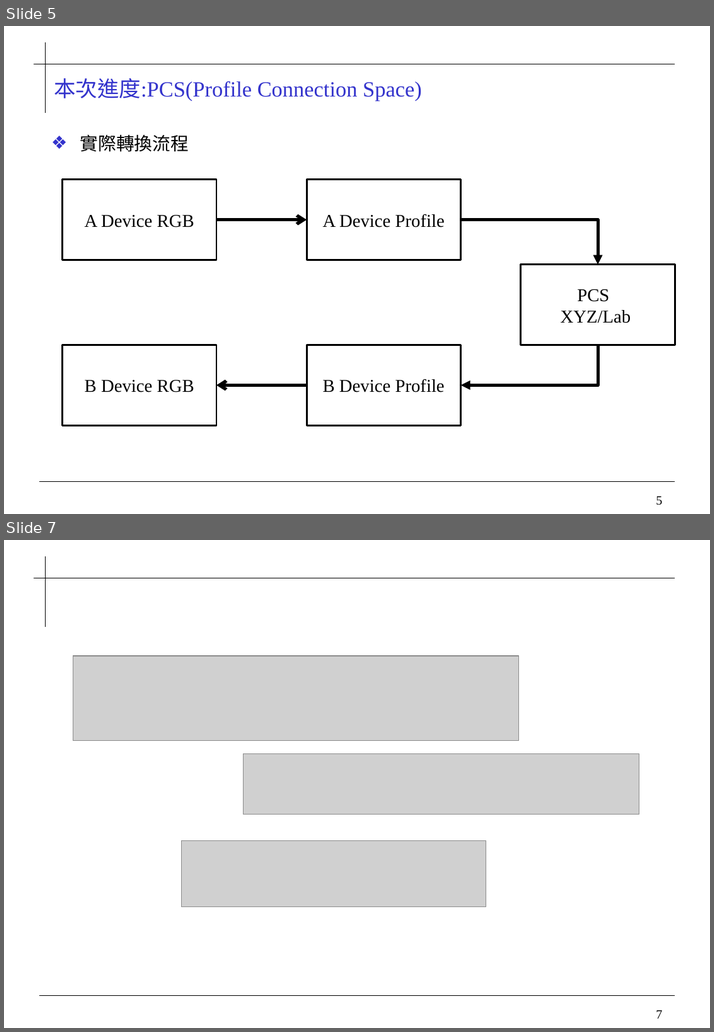
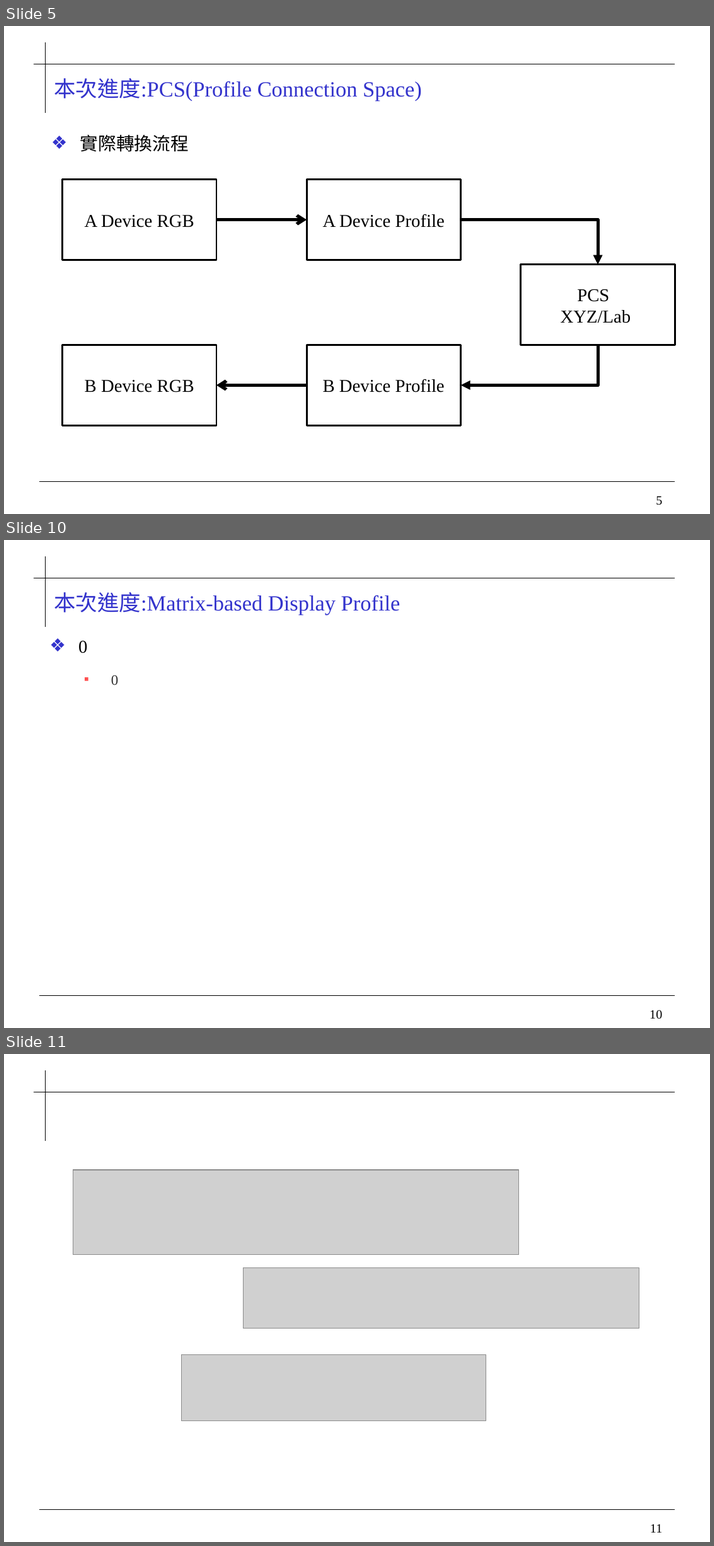
Before and after one commit to 0ilasis0/home, a slide deck: ICCPROFILE.pptx. Shown one above the other, each under a label of ours: slides 5 and 7 before the commit, slides 5, 10 and 11 after it; the slides between them are not shown. The pictures are 714x1032 and 714x1546 pixels, drawn with LibreOffice and Linux fonts; fonts in the diff are those of the drawing; grey boxes stand for pictures; background and template pictures are left out. Boxes give left, top, right and bottom in pixels: in the first picture for what was removed or moved away, otherwise in the second. Text is boxed around its words. In the diff, an @@ line names an element or a change of style, - is before the commit and + after.

```diff
--- a/ICCPROFILE.pptx
+++ b/ICCPROFILE.pptx
@@ slide 10 added at box(4, 540, 710, 1028), background #FFFFFF; not listed: 4 template elements that a slide beside it also shows @@
@@ title added at box(54, 592, 400, 615), 24 pt, text #3333CC @@
+本次進度:Matrix-based Display Profile
@@ text added at box(78, 641, 118, 685), 20 pt, text #000000 @@
+  ❖ 0
+  ▪ 0
@@ what was slide 7 is now slide 11 @@
@@ page number at box(650, 1524, 662, 1533): text changed @@
-7
+11
```
Also in this commit, not shown: 4 other slides added, 1 slide removed, 4 other files.
